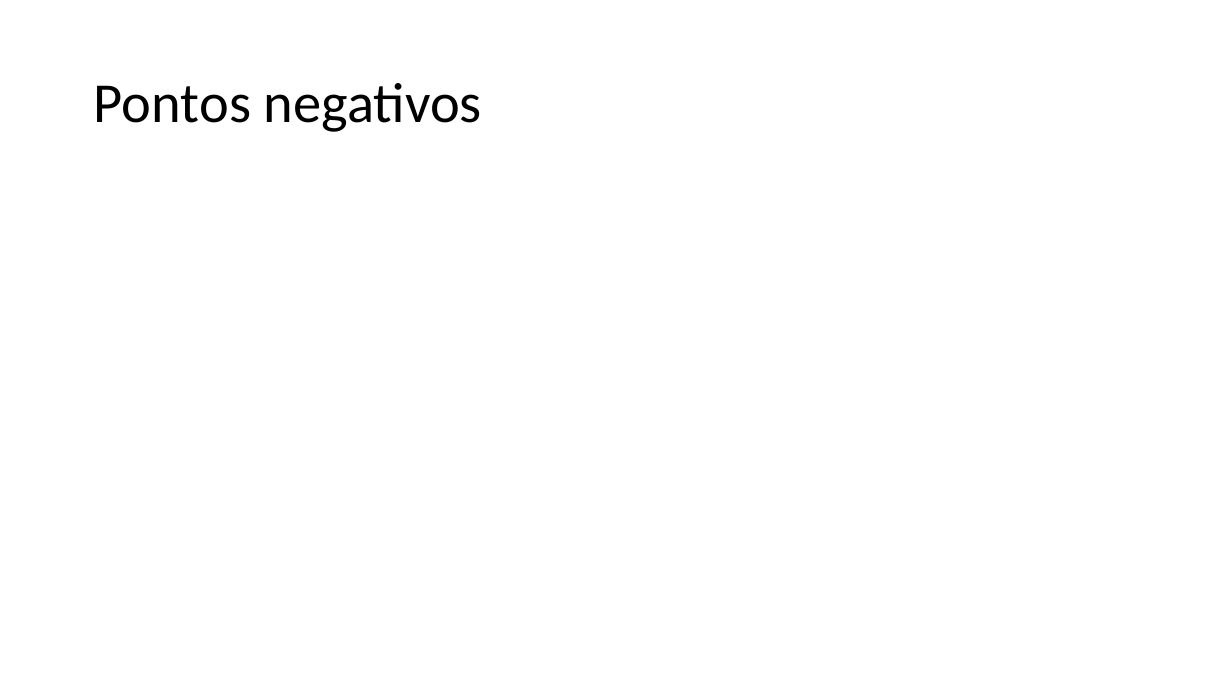
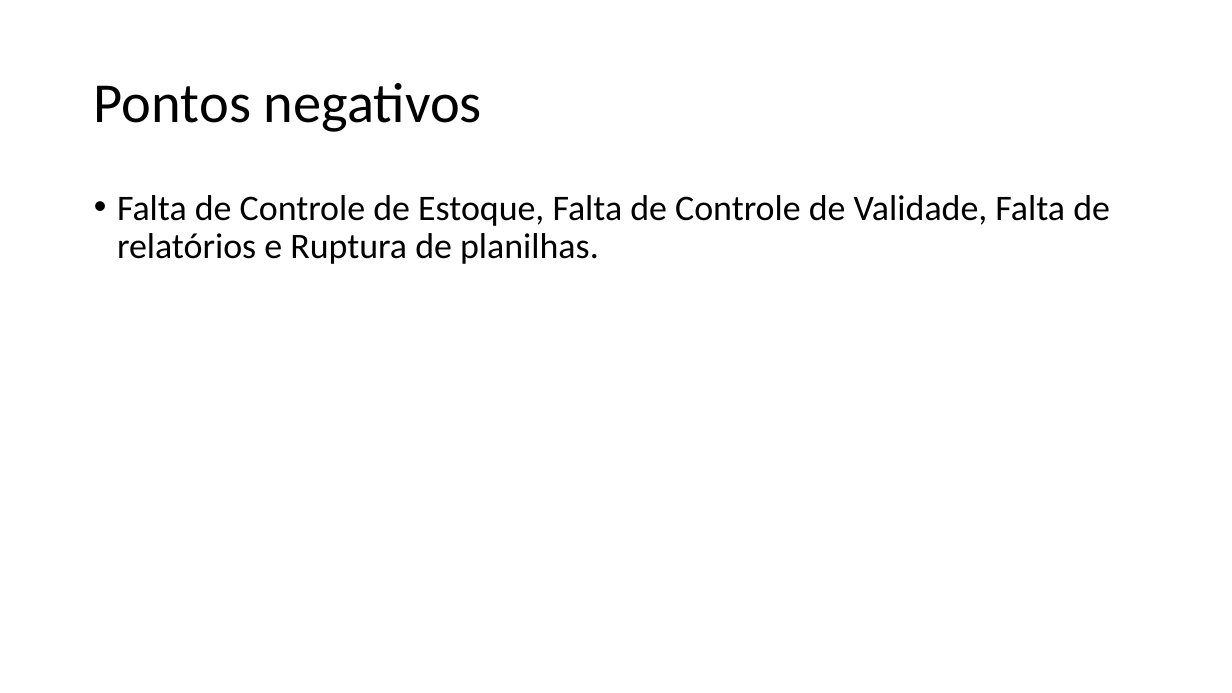
Before and after one commit to JULIOcesar353/doc-tcc-gestaoSupermercado, a slide deck: slide 5 of Arquivos para fazer/014 - Relatório softwares.pptx. Drawn at 1232x693 pixels with LibreOffice and Linux fonts; fonts in the diff are those of the drawing. Boxes give left, top, right and bottom in pixels: in the first picture for what was removed or moved away, otherwise in the second. Text is boxed around its words. In the diff, an @@ line names an element or a change of style, - is before the commit and + after.

```diff
--- a/Arquivos para fazer/014 - Relatório softwares.pptx
+++ b/Arquivos para fazer/014 - Relatório softwares.pptx
@@ text added at bbox=[117, 195, 1110, 264], 28 pt, text #000000 @@
+• Falta de Controle de Estoque, Falta de Controle de Validade, Falta de relatórios e Ruptura de planilhas.
```
Also in this commit, not shown: 4 other slides changed, 16 slides removed, 1 other file.
